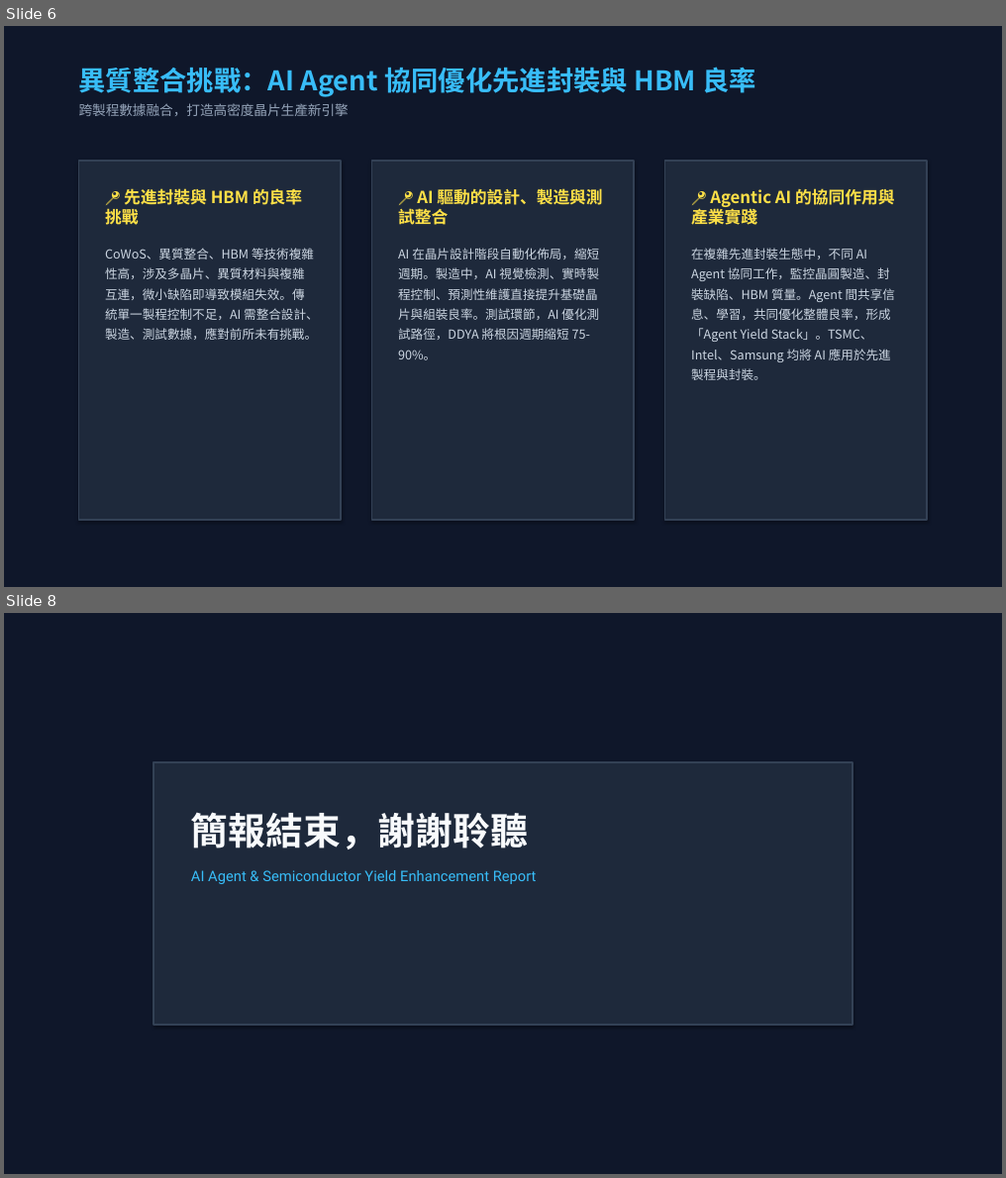
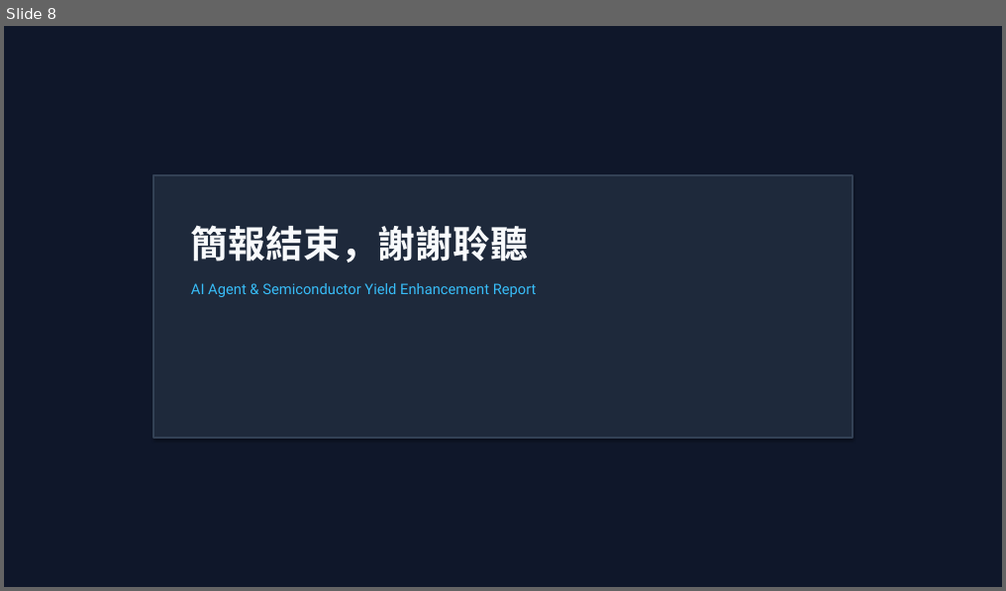
Before and after one commit to HJHuang1-lab/semiconductor-AI_report, a slide deck: AI_Agent_Semiconductor_Yield_Report.pptx. Shown one above the other, each under a label of ours: slides 6 and 8 before the commit, slide 8 after it; the slides between them are not shown. The pictures are 1006x1178 and 1006x591 pixels, drawn with LibreOffice and Linux fonts; fonts in the diff are those of the drawing. Boxes give left, top, right and bottom in pixels: in the first picture for what was removed or moved away, otherwise in the second. Text is boxed around its words. In the diff, an @@ line names an element or a change of style, - is before the commit and + after.

```diff
--- a/AI_Agent_Semiconductor_Yield_Report.pptx
+++ b/AI_Agent_Semiconductor_Yield_Report.pptx
@@ slide 6 removed at [4,26,1002,587], background #FFFFFF @@
@@ rectangle removed at [4,26,1002,587] @@
@@ text removed at [79,67,756,116] @@
-異質整合挑戰：AI Agent 協同優化先進封裝與 HBM 良率
-跨製程數據融合，打造高密度晶片生產新引擎
@@ rectangle removed at [79,161,341,520] @@
@@ rectangle removed at [372,161,635,520] @@
@@ rectangle removed at [665,161,927,520] @@
@@ text removed at [105,188,319,340] @@
-📍 先進封裝與 HBM 的良率挑戰
-CoWoS、異質整合、HBM 等技術複雜性高，涉及多晶片、異質材料與複雜互連，微小缺陷即導致模組失效。傳統單一製程控制不足，AI 需整合設計、製造、測試數據，應對前所未有挑戰。
@@ text removed at [398,188,602,361] @@
-📍 AI 驅動的設計、製造與測試整合
-AI 在晶片設計階段自動化佈局，縮短週期。製造中，AI 視覺檢測、實時製程控制、預測性維護直接提升基礎晶片與組裝良率。測試環節，AI 優化測試路徑，DDYA 將根因週期縮短 75-90%。
@@ text removed at [691,189,895,380] @@
-📍 Agentic AI 的協同作用與產業實踐
-在複雜先進封裝生態中，不同 AI Agent 協同工作，監控晶圓製造、封裝缺陷、HBM 質量。Agent 間共享信息、學習，共同優化整體良率，形成「Agent Yield Stack」。TSMC、Intel、Samsung 均將 AI 應用於先進製程與封裝。
```
Also in this commit, not shown: 3 slides changed, 4 slides added, 3 other slides removed, 5 other files.
